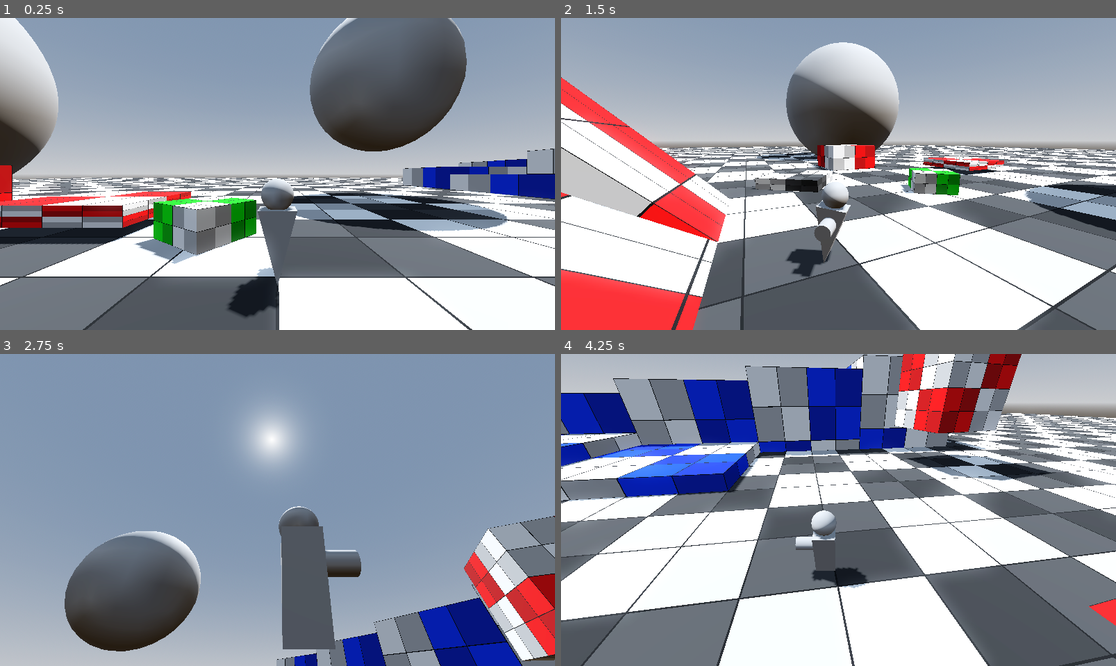
Above: before the commit, frames 1-4 (two rows, left to right).
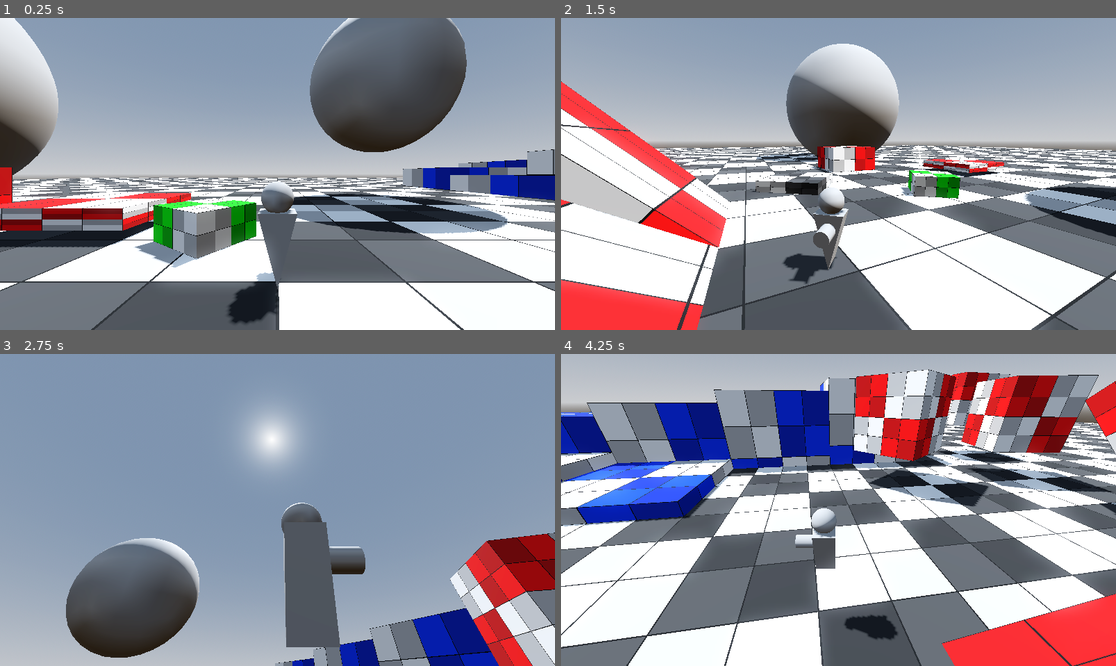
Above: after the commit, the same moments.

Repository: SyntronicZero/floatingblockgame
Game: Godot game, scene res://Levels/TESTING/test_level.tscn
Two runs of this game, one before a commit and one after it. Both use one fixed random seed, a clock stepped at 60 frames per second and the inputs below.
Inputs (mouse positions are in pixels of both pictures, inside the frame that each line leads up to):
- Up to frame 1 (0.25 s): no input
- Up to frame 2 (1.5 s): tap Enter at 0.5 s; move the mouse to (960, 158) at 0.52 s; hold D (Right) 0.53-1.28 s; tap Space (Jump) at 0.6, 0.77, 1.07 s; click (960, 158) at 0.67 s; move the mouse to (727, 189) at 1.27 s; hold S (Backward) from 1.28 s (still down); tap T at 1.35 s
- Up to frame 3 (2.75 s): tap Space (Jump) at 1.52, 1.55, 1.82, 2.3 s; move the mouse to (333, 441) at 2.02 s; release S (Backward) at 2.03 s; hold D (Right) from 2.03 s (still down); tap Y at 2.1 s
- Up to frame 4 (4.25 s): move the mouse to (810, 572) at 2.77 s; release D (Right) at 2.78 s; hold W (Forward) 2.78-3.53 s; tap Z at 2.85 s; click (810, 572) at 2.92 s; tap Space (Jump) at 3.02, 3.05, 3.32, 3.77, 3.8, 4.07 s; move the mouse to (1005, 556) at 3.52 s; hold A (Left) from 3.53 s (still down); tap G at 3.6 s

The runs differ from the first frame. In frame 1, 11% of the frame differs, in the area x 0-100%, y 0-100%; in frame 2, 17%; in frame 3, 10%; in frame 4, 72%.

Commit message:
Made characterbody3d viable. Player input movement no longer affects velocity, but position directly. Leaving game physics to handle momentum calculations. This so far appears to fix slope issues allowing for built in functions to work.

Diff:
--- a/Levels/TESTING/RotateObject.gd
+++ b/Levels/TESTING/RotateObject.gd
@@ -1,8 +1,9 @@
+@tool
 extends AnimatableBody3D
-
 @export var rotation_speed: float
 @export var rotation_direction: Vector3
 # Called when the node enters the scene tree for the first time.
 
-func _physics_process(_delta: float) -> void:
-	quaternion = Quaternion(rotation_direction.normalized(), rotation_speed) * quaternion
+
+func _physics_process(delta: float) -> void:
+	quaternion = Quaternion(rotation_direction.normalized(), rotation_speed * delta) * quaternion
--- a/Levels/TESTING/test_level.tscn
+++ b/Levels/TESTING/test_level.tscn
@@ -1,13 +1,13 @@
-[gd_scene load_steps=26 format=3 uid="uid://bjt2jifiiroa0"]
-
-[ext_resource type="Script" uid="uid://67rs2gmqsw5b" path="res://Levels/TESTING/RotateObject.gd" id="1_ibrtv"]
+[gd_scene load_steps=25 format=3 uid="uid://bjt2jifiiroa0"]
+
 [ext_resource type="Texture2D" uid="uid://cfcejan8w2hdt" path="res://textures/PLACEHOLDER/checker_red.png" id="1_jymn0"]
+[ext_resource type="PackedScene" uid="uid://cydn4sn5afbde" path="res://Player/player.tscn" id="1_t346a"]
 [ext_resource type="Script" uid="uid://cr22g21adsylq" path="res://Levels/TESTING/TEST_PLAY_ANIMATION.gd" id="2_3vr6k"]
+[ext_resource type="PackedScene" uid="uid://8hf15i65ov6n" path="res://TESTING_ASSESTS/Platforms/rotating_cube.tscn" id="2_ibrtv"]
 [ext_resource type="Texture2D" uid="uid://d3fn26fc6t6n7" path="res://textures/PLACEHOLDER/checker_blue.png" id="2_qm4sc"]
 [ext_resource type="Texture2D" uid="uid://p3n1wc5jqtho" path="res://textures/PLACEHOLDER/checker_black.png" id="3_3vr6k"]
 [ext_resource type="Script" uid="uid://bh7b34btwx806" path="res://Player/smooth_camera.gd" id="3_ibrtv"]
 [ext_resource type="Texture2D" uid="uid://ck5jrmb6vq8dl" path="res://textures/PLACEHOLDER/checker_green.png" id="4_ibrtv"]
-[ext_resource type="PackedScene" uid="uid://bip3hy0utg1w8" path="res://Player RigidBody/player_rigid_body.tscn" id="8_ibrtv"]
 
 [sub_resource type="ProceduralSkyMaterial" id="ProceduralSkyMaterial_46lwt"]
 sky_horizon_color = Color(0.662243, 0.671743, 0.686743, 1)
@@ -21,13 +21,6 @@
 sky = SubResource("Sky_x25rp")
 tonemap_mode = 2
 glow_enabled = true
-
-[sub_resource type="BoxShape3D" id="BoxShape3D_3vr6k"]
-size = Vector3(5, 5, 5)
-
-[sub_resource type="StandardMaterial3D" id="StandardMaterial3D_x25rp"]
-albedo_texture = ExtResource("1_jymn0")
-texture_filter = 0
 
 [sub_resource type="StandardMaterial3D" id="StandardMaterial3D_qm4sc"]
 albedo_texture = ExtResource("1_jymn0")
@@ -79,6 +72,10 @@
 uv1_scale = Vector3(20, 20, 20)
 texture_filter = 0
 
+[sub_resource type="StandardMaterial3D" id="StandardMaterial3D_x25rp"]
+albedo_texture = ExtResource("1_jymn0")
+texture_filter = 0
+
 [sub_resource type="StandardMaterial3D" id="StandardMaterial3D_gmgay"]
 albedo_texture = ExtResource("4_ibrtv")
 texture_filter = 0
@@ -96,8 +93,8 @@
 
 [node name="TestLevel" type="Node3D"]
 
-[node name="PlayerRigidBody" parent="." instance=ExtResource("8_ibrtv")]
-transform = Transform3D(1, 0, 0, 0, 1, 0, 0, 0, 1, 0, 1.39393, 0)
+[node name="Player" parent="." instance=ExtResource("1_t346a")]
+transform = Transform3D(1, 0, 0, 0, 1, 0, 0, 0, 1, 0, 1.47393, 0)
 
 [node name="WorldEnvironment" type="WorldEnvironment" parent="."]
 environment = SubResource("Environment_gmgay")
@@ -107,25 +104,6 @@
 shadow_enabled = true
 
 [node name="Environment" type="Node3D" parent="."]
-
-[node name="RotatingCube" type="Node3D" parent="Environment"]
-transform = Transform3D(1, 0, 0, 0, 1, 0, 0, 0, 1, 26.5639, 5.10296, 12.3255)
-
-[node name="AnimatableBody3D" type="AnimatableBody3D" parent="Environment/RotatingCube"]
-script = ExtResource("1_ibrtv")
-rotation_speed = 0.1
-rotation_direction = Vector3(0, 1, 0)
-
-[node name="CollisionShape3D" type="CollisionShape3D" parent="Environment/RotatingCube/AnimatableBody3D"]
-shape = SubResource("BoxShape3D_3vr6k")
-
-[node name="Node3D" type="Node3D" parent="Environment/RotatingCube/AnimatableBody3D"]
-
-[node name="CSGBox3D2" type="CSGBox3D" parent="Environment/RotatingCube/AnimatableBody3D/Node3D"]
-size = Vector3(5, 5, 5)
-material = SubResource("StandardMaterial3D_x25rp")
-script = ExtResource("3_ibrtv")
-follow_target = NodePath("..")
 
 [node name="MovingCube" type="Node3D" parent="Environment"]
 transform = Transform3D(1, 0, 0, 0, 1, 0, 0, 0, 1, -7.31057, 0.694475, -3.76875)
@@ -139,6 +117,8 @@
 transform = Transform3D(5, 0, 0, 0, 0.7, 0, 0, 0, 5, 0, 0, 0)
 
 [node name="CSGBox3D3" type="MeshInstance3D" parent="Environment/MovingCube/AnimatableBody3D/PlatformProxy"]
+transform = Transform3D(5, 0, 0, 0, 0.7, 0, 0, 0, 5, -7.31057, 0.694475, -3.76875)
+top_level = true
 mesh = SubResource("BoxMesh_3vr6k")
 skeleton = NodePath("")
 script = ExtResource("3_ibrtv")
@@ -265,3 +245,23 @@
 
 [node name="MeshInstance3D" type="MeshInstance3D" parent="Environment/Node3D/StaticBody3D"]
 mesh = SubResource("SphereMesh_t346a")
+
+[node name="Cubes" type="Node3D" parent="."]
+
+[node name="RotatingCube" parent="Cubes" instance=ExtResource("2_ibrtv")]
+transform = Transform3D(-0.918794, 0, 0.394737, 0, 1, 0, -0.394737, 0, -0.918794, 26.5639, 5.10296, 12.3255)
+rotation_direction = Vector3(0, 1.715, 0)
+
+[node name="RotatingCube2" parent="Cubes" instance=ExtResource("2_ibrtv")]
+transform = Transform3D(0.764032, 0, -0.645178, 0, 1, 0, 0.645178, 0, 0.764032, 26.5639, 5.10296, 22.2636)
+rotation_direction = Vector3(0, -0.235, 0)
+
+[node name="RotatingCube3" parent="Cubes" instance=ExtResource("2_ibrtv")]
+transform = Transform3D(1, 0, 0, 0, -0.873586, -0.48667, 0, 0.48667, -0.873586, 35.3961, 6.18708, 24.1175)
+rotation_speed = 0.5
+rotation_direction = Vector3(1, 0, 0)
+
+[node name="RotatingCube4" parent="Cubes" instance=ExtResource("2_ibrtv")]
+transform = Transform3D(-0.969041, 0.246902, 0, -0.246902, -0.969041, 0, 0, 0, 1, 18.2048, 6.11222, 23.8538)
+rotation_speed = 0.5
+rotation_direction = Vector3(0, 0, 1)
--- a/Player/3rd_person_cam.tscn
+++ b/Player/3rd_person_cam.tscn
@@ -11,6 +11,7 @@
 
 [node name="SmoothCamera" type="Node3D" parent="."]
 transform = Transform3D(1, 0, 0, 0, 1, 0, 0, 0, 1, 0, 0, 0.5)
+top_level = true
 script = ExtResource("2_3w2ck")
 follow_target = NodePath("../SmoothY/CameraRotationYCopy/CameraRotationX/CameraLocationZ")
 
--- a/Player/player.gd
+++ b/Player/player.gd
@@ -13,28 +13,26 @@
 var camera_global_basis: Basis
 
 const MESH_ROTATION_SPEED = 15.0
-var _theta: float
-const ACCELERATION = 5.0
-const DECCELERATION = 1.0
-const SPEED = 10
-const JUMP_VELOCITY = 9
+const ACCELERATION: float = 5.0
+const DECCELERATION: float = 20.0
+const SPEED: float = 10.0
+const JUMP_VELOCITY: float = 9.0
+var gravity_speed: float = -20.0
 
 var input_dir: Vector2
 var direction: Vector3
-var global_direction: Vector3
+var _theta: float
 
-var set_up_direction: Quaternion
-var new_rotation: Quaternion
+var smooth_target_up_direction: Quaternion
 var gravity_direction: Vector3 = Vector3(0, -1, 0)
-var local_velocity: Vector3
-var set_gravity_speed: float
 
 func _ready() -> void:
-	if camera_node != null:
+	if camera_node != null: #checks for camera node
 		camera_basis = camera_node.cam_basis
+		camera_global_basis = camera_node.cam_global_basis
 
-func _input(event: InputEvent) -> void:
-	if Input.is_action_pressed("Right Bumper"):
+func _input(_event: InputEvent) -> void:
+	if Input.is_action_pressed("Right Bumper"): #temp way to test gravity change
 		if camera_node.look_detection_node.is_colliding():
 			gravity_direction = -camera_node.look_detection_node.get_collision_normal()
 
@@ -42,44 +40,26 @@
 var c_local_velocity: Vector3
 
 func _physics_process(delta: float) -> void:
-	# Add the gravity.
-	camera_basis = camera_node.cam_basis
-	camera_global_basis = camera_node.cam_global_basis
-	prev_smooth_abs = GravityFunctions.get_local_velocity_abs(smooth_move, camera_global_basis) #gets the current local absplute smooth from the smooth_move var
+	if camera_node != null: #checks for camera node
+		camera_basis = camera_node.cam_basis #gets the camera basis relative to its parent node
+		camera_global_basis = camera_node.cam_global_basis #gets the cameras basis relative to world space
 
 	c_local_velocity = GravityFunctions.get_local_velocity_direction(c_local_velocity_abs, GravityFunctions.get_local_velocity_abs(velocity, camera_global_basis))
 	c_local_velocity_abs = GravityFunctions.get_local_velocity_abs(velocity, camera_global_basis)
-	#print(c_local_velocity.y)
 
 	if is_on_floor() == false:
-		set_gravity_speed += -20 * delta
 		print("gravity")
-		floor_normal = Vector3(1, 1, 1)
+		velocity += (gravity_speed * camera_global_basis.y * delta) #gravity
+		velocity = velocity.move_toward(Vector3.ZERO, delta * DECCELERATION / 5)
 	else:
-		set_gravity_speed = 0
-		floor_normal = get_floor_normal() * camera_global_basis.y
-		apply_floor_snap()
-
-
-	#if floor_col_check_node.is_colliding() and not Input.is_action_just_pressed("Jump"):
-		#set_gravity_speed = -9.8
-		#apply_floor_snap()
-
-	#print(set_gravity_speed)
+		velocity = velocity.move_toward(Vector3.ZERO, delta * DECCELERATION)
 
 	# Handle jump.
 	if Input.is_action_just_pressed("Jump") and is_on_floor():
-		set_gravity_speed += JUMP_VELOCITY
-	elif Input.is_action_just_released("Jump") and set_gravity_speed > 0:
-		set_gravity_speed = set_gravity_speed / 2
+		velocity += JUMP_VELOCITY * camera_global_basis.y
 
-
-	# Get the input direction and handle the movement/deceleration.
-	# As good practice, you should replace UI actions with custom gameplay actions.
-	input_dir = Input.get_vector("Left", "Right", "Forward", "Backward")
-
-	direction = (camera_basis * Vector3(input_dir.x, 0, input_dir.y))
-	global_direction = (camera_global_basis * Vector3(input_dir.x, 0, input_dir.y))
+	_get_movement_input()
+	_add_platform_velocity()
 	if is_on_floor() or floor_col_check_node.is_colliding():
 		_ground_movement(delta, 1)
 		_mesh_rotation(delta, 1)
@@ -89,81 +69,45 @@
 	gravity_rotation(gravity_direction)
 	move_and_slide()
 
-#func _ground_movement(delta, friction):
-	#if input_dir:
-		#velocity.x = lerp(velocity.x, direction.x * SPEED, ACCELERATION * delta * friction) #move when input
-		#velocity.z = lerp(velocity.z, direction.z * SPEED, ACCELERATION * delta * friction)
-	#else:
-		#velocity.x = lerp(velocity.x, 0.0, ACCELERATION * delta * friction) #slow to stop when not moving
-		#velocity.z = lerp(velocity.z, 0.0, ACCELERATION * delta * friction)
-
-
 
 var smooth_move: Vector3
 var platform_velocity: Vector3
-var current_smooth_velocity: Vector3
-var prev_smooth_abs: Vector3
-var floor_normal
 
 func _ground_movement(delta, friction):
 	var forward = camera_global_basis.z
 	var right = camera_global_basis.x
-	var movement: Vector3
-	var on_platform: bool = false
-	#print((forward * get_real_velocity()).length())
+	var movement: Vector3 #movement direction based on input and direction
 	movement = forward * input_dir.y * SPEED
 	movement += right * input_dir.x * SPEED
-	if get_platform_velocity() and (is_on_floor() or floor_col_check_node.is_colliding()):
-		platform_velocity = get_platform_velocity()
-	smooth_move = lerp(smooth_move, movement, ACCELERATION * delta * friction)
-	#var move_corrected =
-	#print(str(GravityFunctions.get_local_velocity_abs(smooth_move, camera_global_basis)) + " local y")
-	current_smooth_velocity = GravityFunctions.get_local_velocity_direction(prev_smooth_abs, GravityFunctions.get_local_velocity_abs(smooth_move, camera_global_basis))
-	#print(str((smooth_move * camera_global_basis.y).length()) + " smooth y")
-	if is_on_floor() or floor_col_check_node.is_colliding():
-		platform_velocity = lerp(platform_velocity, get_platform_velocity() * 2, ACCELERATION * delta * friction)
-
-	#if get_platform_velocity():
-		#velocity = smooth_move + (set_gravity_speed * camera_global_basis.y) - (clamp(current_smooth_velocity.y, 0, 1) * camera_global_basis.y) #clamp cancels out smooth move y in the positive direction
-	#else:
-		#velocity = (smooth_move) + (set_gravity_speed * camera_global_basis.y) + platform_velocity - (clamp(current_smooth_velocity.y, 0, 1) * camera_global_basis.y)
-	#
-	velocity += _modified_velocity()
+	smooth_move = lerp(smooth_move, movement, ACCELERATION * delta * friction) #smooths movement input
+	position += smooth_move * delta #modifies position for user input movement instead of velocity
 
 func _mesh_rotation(delta, rotation_strength: float):
-	#var mesh_direction = atan2(-direction.x, -direction.z)
 	var theta_remaped = remap(abs(_theta), 3, .01, 1, 0.03)
 	if direction: #rotates y axis
 		_theta = wrapf(atan2(-direction.x, -direction.z) - mesh_rotation_y_node.rotation.y, -PI, PI)
-		#mesh_rotation_y_node.rotation.y += clamp(MESH_ROTATION_SPEED * delta, 0, abs(_theta)) * sign(_theta)
 		mesh_rotation_y_node.rotation.y += clamp(theta_remaped * MESH_ROTATION_SPEED * delta * rotation_strength, 0, abs(_theta)) * sign(_theta)
-	#mesh_rotation_z_node.rotation.z = lerp(mesh_rotation_z_node.rotation.z, clamp(theta_remaped * sign(_theta), -deg_to_rad(25), deg_to_rad(25)) * type_convert(type_convert(direction, TYPE_BOOL), TYPE_INT), .2)
 	if abs(_theta) > deg_to_rad(2) and direction and is_on_floor(): #rotates z axis
 		mesh_rotation_z_node.rotation.z = lerp(mesh_rotation_z_node.rotation.z, clamp(theta_remaped * sign(_theta), -deg_to_rad(25), deg_to_rad(25)), .2)
 	else:
 		mesh_rotation_z_node.rotation.z = lerp(mesh_rotation_z_node.rotation.z, 0.0, .2)
-		#sprint("rotata")
-#clamp(_theta, -deg_to_rad(25), deg_to_rad(25))
 
-#func gravity_rotation(grav_direction) -> void:
-	#if gravity_direction:
-		#set_up_direction = Quaternion(global_basis.y, -grav_direction) * quaternion
-	#new_rotation = new_rotation.slerp(set_up_direction, .2)
-	#up_direction = -gravity_direction
-	#global_basis = new_rotation
-	#
 func gravity_rotation(grav_direction) -> void:
 	gravity_rotation_node.position = position
-	if gravity_direction:
-		set_up_direction = Quaternion(gravity_rotation_node.global_basis.y, -grav_direction) * gravity_rotation_node.quaternion
-	new_rotation = new_rotation.slerp(set_up_direction, .1)
-	up_direction = -gravity_direction
-	gravity_rotation_node.global_basis = set_up_direction
-	global_basis = new_rotation
 
-func _modified_velocity() -> Vector3:
-	var modified_velocity
-	var y_cancel = velocity - (c_local_velocity.y * camera_global_basis.y)
-	modified_velocity = smooth_move - y_cancel.limit_length(SPEED)
-	print(modified_velocity)
-	return modified_velocity
+	var target_up_direction = Quaternion(gravity_rotation_node.global_basis.y, -grav_direction) * gravity_rotation_node.quaternion
+	smooth_target_up_direction = smooth_target_up_direction.slerp(target_up_direction, .1)
+	up_direction = -gravity_direction #sets characterbody3D up direction to the inverse of the gravity direction
+	gravity_rotation_node.global_basis = target_up_direction
+	global_basis = smooth_target_up_direction
+
+func _add_platform_velocity() -> void:
+	if get_platform_velocity() and (is_on_floor() or floor_col_check_node.is_colliding()):
+		platform_velocity = lerp(platform_velocity, get_platform_velocity(), .2)
+	else:
+		velocity += platform_velocity * 1.25
+		platform_velocity = Vector3.ZERO
+
+func _get_movement_input() -> void:
+	input_dir = Input.get_vector("Left", "Right", "Forward", "Backward")
+	direction = (camera_basis * Vector3(input_dir.x, 0, input_dir.y))
--- a/Player/player.tscn
+++ b/Player/player.tscn
@@ -16,7 +16,7 @@
 [node name="Player" type="CharacterBody3D" node_paths=PackedStringArray("camera_node")]
 collision_layer = 0
 floor_constant_speed = true
-floor_snap_length = 0.4
+floor_snap_length = 0.3
 platform_on_leave = 2
 script = ExtResource("1_4ntmi")
 camera_node = NodePath("GravityRotation/3rdPersonCam")
@@ -43,6 +43,7 @@
 [node name="MeshRotationZ" type="Node3D" parent="MeshRotationY"]
 
 [node name="SmoothPlayer" type="Node3D" parent="."]
+top_level = true
 script = ExtResource("3_btcbx")
 follow_target = NodePath("../MeshRotationY/MeshRotationZ")
 
--- a/Player/smooth_camera.gd
+++ b/Player/smooth_camera.gd
@@ -1,3 +1,4 @@
+@tool
 extends Node3D
 @export var follow_target: NodePath
 
--- /dev/null
+++ b/TESTING_ASSESTS/Platforms/rotating_cube.tscn
@@ -0,0 +1,28 @@
+[gd_scene load_steps=6 format=3 uid="uid://8hf15i65ov6n"]
+
+[ext_resource type="Script" uid="uid://67rs2gmqsw5b" path="res://Levels/TESTING/RotateObject.gd" id="1_2hmn6"]
+[ext_resource type="Texture2D" uid="uid://cfcejan8w2hdt" path="res://textures/PLACEHOLDER/checker_red.png" id="2_kfana"]
+[ext_resource type="Script" uid="uid://bh7b34btwx806" path="res://Player/smooth_camera.gd" id="3_ajgm4"]
+
+[sub_resource type="BoxShape3D" id="BoxShape3D_3vr6k"]
+size = Vector3(5, 5, 5)
+
+[sub_resource type="StandardMaterial3D" id="StandardMaterial3D_x25rp"]
+albedo_texture = ExtResource("2_kfana")
+texture_filter = 0
+
+[node name="RotatingCube" type="AnimatableBody3D"]
+script = ExtResource("1_2hmn6")
+rotation_speed = 1.0
+
+[node name="CollisionShape3D" type="CollisionShape3D" parent="."]
+shape = SubResource("BoxShape3D_3vr6k")
+
+[node name="Node3D" type="Node3D" parent="."]
+
+[node name="CSGBox3D2" type="CSGBox3D" parent="Node3D"]
+top_level = true
+size = Vector3(5, 5, 5)
+material = SubResource("StandardMaterial3D_x25rp")
+script = ExtResource("3_ajgm4")
+follow_target = NodePath("..")
Not shown, added: TESTING_ASSESTS/backup code
